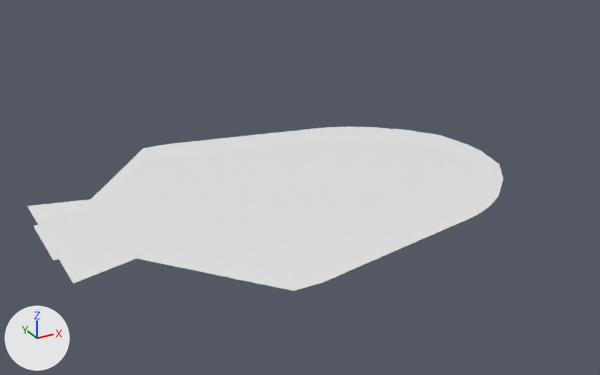
A saved change to the FBX model Assets/Models/Majestic/Raw_Models/Bridge/Bridge_Floor_Mesh.fbx.
Rendered twice from a 50 mm lens placed at (99.2, -72.4, 72.0), pointed at (139.5, 1.0, 35.3). The lights are fixed; the arrows at lower left show +X, +Y and +Z. Materials are left out; every surface is plain grey. Where no turn or scale is listed for an object, it has been applied to the vertices.

Objects in the first picture: 'Bridge_Floor_Mesh'.
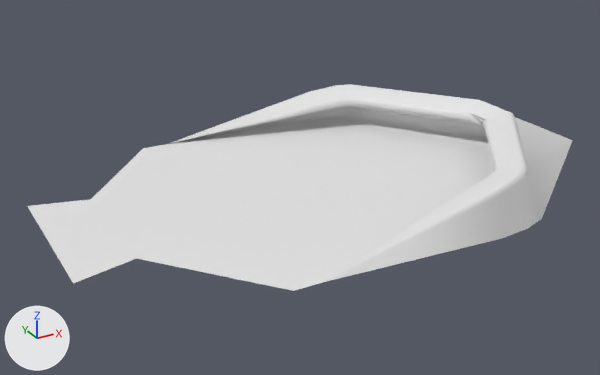
What changed in the scene script:
```text
Change me_mesh:
    used by ob_bridge_floor_mesh; location = (0.0, 0.0, 0.0)
    remove me_mesh.from_pydata(...)  # 86 vertices, 71 faces; spans x 111.5..163.0, y -19.1..19.1, z 36.0
    add me_mesh.from_pydata(...)  # 196 vertices, 372 faces; spans x -31.9..32.4, y -19.4..19.4, z -3.3..2.1
    me_mesh part 1
    196 vertices are added at x -31.9..32.4, y -19.4..19.4, z -3.3..2.1
    372 new faces join them
    me_mesh part 2: the surface is now shaded smooth
Change ob_bridge_floor_mesh:
    ob_bridge_floor_mesh.location: (0.0, 0.0, 0.0) -> (143.93, 0.0, 38.8)
```

Where the change shows, as pixel boxes (x1, y1, x2, y2) in the pictures (600 x 375 px):
'Bridge_Floor_Mesh', reshaped, moved (15% wider, 26% taller)
    before: (28, 127, 503, 291)
    after: (28, 84, 573, 291)
part 1 of me_mesh, added
    after: (28, 84, 573, 291)
